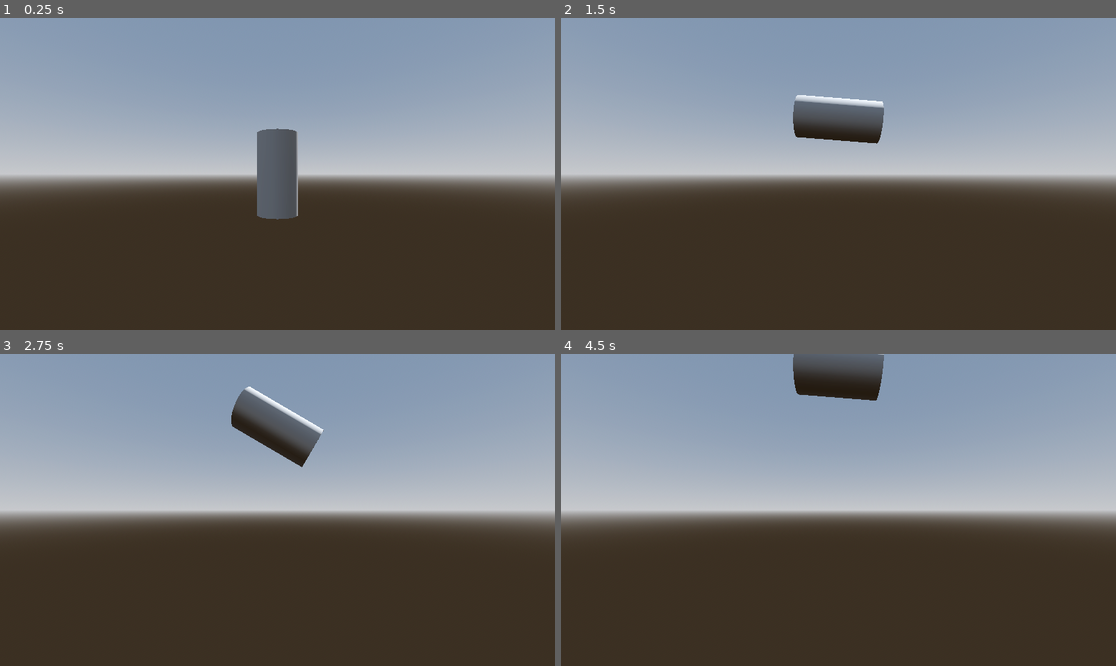
Above: before the commit, frames 1-4 (two rows, left to right).
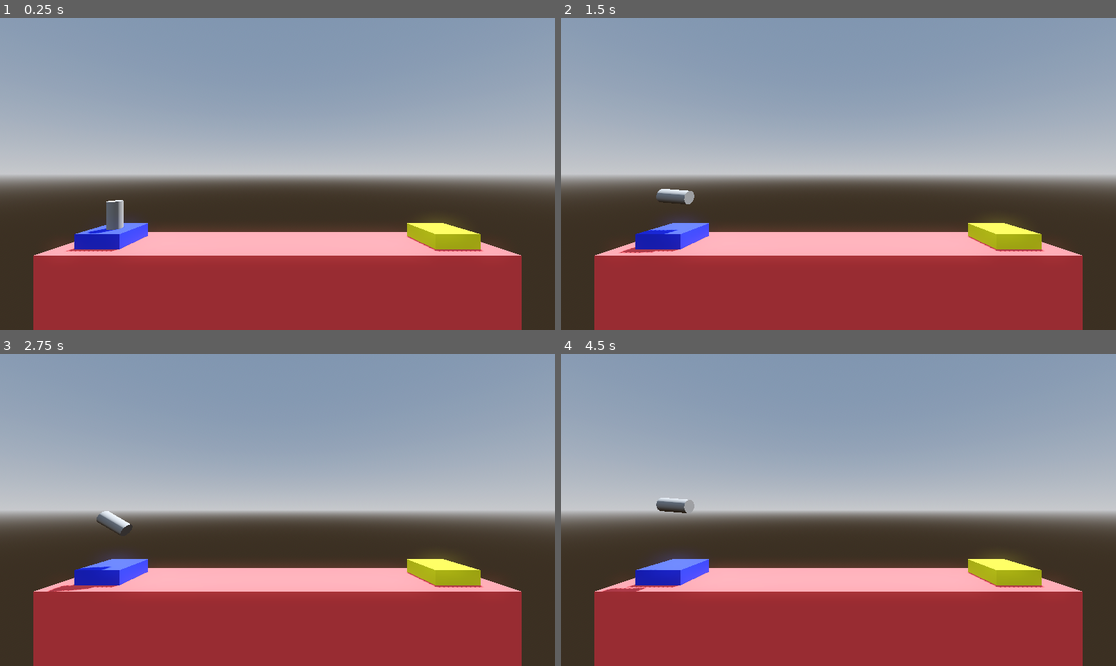
Above: after the commit, the same moments.

Repository: Durb0/GameDev_tuto_Godot_3D
Game: Godot game, scene res://Level/level.tscn
The game is run twice, just before and just after one commit, with the same random seed, the same clock (stepped at 60 frames per second) and the same inputs. Before the commit the project starts from res://scenes/player.tscn.
Inputs:
- Up to frame 1 (0.25 s): no input
- Up to frame 2 (1.5 s): tap Enter (ui_accept) at 0.5, 0.77 s; hold Right (ui_right) 0.53-1.28 s; hold Left (ui_left) from 1.28 s (still down)
- Up to frame 3 (2.75 s): tap Enter (ui_accept) at 1.52 s; release Left (ui_left) at 2.03 s; hold Right (ui_right) from 2.03 s (still down)
- Up to frame 4 (4.5 s): tap Enter (ui_accept) at 3.02, 3.77 s; release Right (ui_right) at 3.53 s; hold Left (ui_left) from 3.53 s (still down)

The runs differ from the first frame. In frame 1, 30% of the frame differs, in the area x 6-94%, y 35-100%; in frame 2, 30%; in frame 3, 30%; in frame 4, 30%, in the area x 6-94%, y 0-100%.

Commit message:
2.6 Instantiating the Player

Diff:
--- a/project-boost/scenes/level.tscn
+++ b/project-boost/Level/level.tscn
@@ -1,4 +1,6 @@
-[gd_scene load_steps=7 format=3 uid="uid://bc4ni220un4j2"]
+[gd_scene load_steps=8 format=3 uid="uid://bc4ni220un4j2"]
+
+[ext_resource type="PackedScene" uid="uid://ctdj8yjh8q546" path="res://scenes/player.tscn" id="1_umaqh"]
 
 [sub_resource type="ProceduralSkyMaterial" id="ProceduralSkyMaterial_mmcqd"]
 sky_horizon_color = Color(0.64625, 0.65575, 0.67075, 1)
@@ -37,9 +39,6 @@
 size = Vector3(30, 8, 5)
 material = SubResource("StandardMaterial3D_30buy")
 
-[node name="Camera3D" type="Camera3D" parent="."]
-transform = Transform3D(1, 0, 0, 0, 1, 0, 0, 0, 1, 0, 5, 15)
-
 [node name="LaunchPad" type="CSGBox3D" parent="."]
 transform = Transform3D(1, 0, 0, 0, 1, 0, 0, 0, 1, -12, 0.5, 0)
 use_collision = true
@@ -51,3 +50,9 @@
 use_collision = true
 size = Vector3(3, 1, 3)
 material = SubResource("StandardMaterial3D_jkuvl")
+
+[node name="Camera3D" type="Camera3D" parent="."]
+transform = Transform3D(1, 0, 0, 0, 1, 0, 0, 0, 1, 0, 5, 15)
+
+[node name="Player" parent="." instance=ExtResource("1_umaqh")]
+transform = Transform3D(1, 0, 0, 0, 1, 0, 0, 0, 1, -12, 2, 0)
--- a/project-boost/project.godot
+++ b/project-boost/project.godot
@@ -11,6 +11,6 @@
 [application]
 
 config/name="Project Boost"
-run/main_scene="res://scenes/player.tscn"
+run/main_scene="res://Level/level.tscn"
 config/features=PackedStringArray("4.3", "Forward Plus")
 config/icon="res://icon.svg"
--- a/project-boost/scenes/player.tscn
+++ b/project-boost/scenes/player.tscn
@@ -1,36 +1,11 @@
-[gd_scene load_steps=6 format=3 uid="uid://ctdj8yjh8q546"]
+[gd_scene load_steps=3 format=3 uid="uid://ctdj8yjh8q546"]
 
 [ext_resource type="Script" path="res://scripts/player.gd" id="1_03xar"]
-
-[sub_resource type="ProceduralSkyMaterial" id="ProceduralSkyMaterial_npgun"]
-sky_horizon_color = Color(0.64625, 0.65575, 0.67075, 1)
-ground_horizon_color = Color(0.64625, 0.65575, 0.67075, 1)
-
-[sub_resource type="Sky" id="Sky_ct8sg"]
-sky_material = SubResource("ProceduralSkyMaterial_npgun")
-
-[sub_resource type="Environment" id="Environment_274rw"]
-background_mode = 2
-sky = SubResource("Sky_ct8sg")
-tonemap_mode = 2
-glow_enabled = true
 
 [sub_resource type="CylinderMesh" id="CylinderMesh_k2wfu"]
 
 [node name="Player" type="Node3D"]
 script = ExtResource("1_03xar")
 
-[node name="WorldEnvironment" type="WorldEnvironment" parent="."]
-environment = SubResource("Environment_274rw")
-
-[node name="DirectionalLight3D" type="DirectionalLight3D" parent="."]
-transform = Transform3D(-0.866023, -0.433016, 0.250001, 0, 0.499998, 0.866027, -0.500003, 0.749999, -0.43301, 0, 0, 0)
-top_level = true
-shadow_enabled = true
-
 [node name="MeshInstance3D" type="MeshInstance3D" parent="."]
 mesh = SubResource("CylinderMesh_k2wfu")
-
-[node name="Camera3D" type="Camera3D" parent="."]
-transform = Transform3D(1, 0, 0, 0, 1, 0, 0, 0, 1, 0, 0, 5)
-top_level = true
